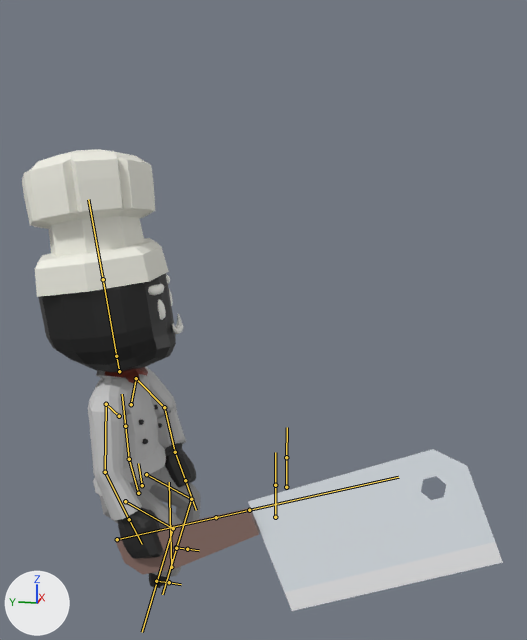
The FBX model CULLinary/Assets/Experiment/TestAssets/FBXActions/Chef_Hat.fbx as it was, and as the next commit left it.
Camera for both pictures: a camera (50 mm lens) standing at (-5.42, -1.9, 3.61) and looking at (0.09, -0.8, 2.23). The lights are fixed; the arrows at lower left show +X, +Y and +Z. Both versions are drawn at frame 15 of the action 'CharacterArmature|SitDown'; the numbers are the values there. The bones that bend it are drawn over the model as lines.

Objects in the first picture: 'Body', 'cookingKnifeChopping'.
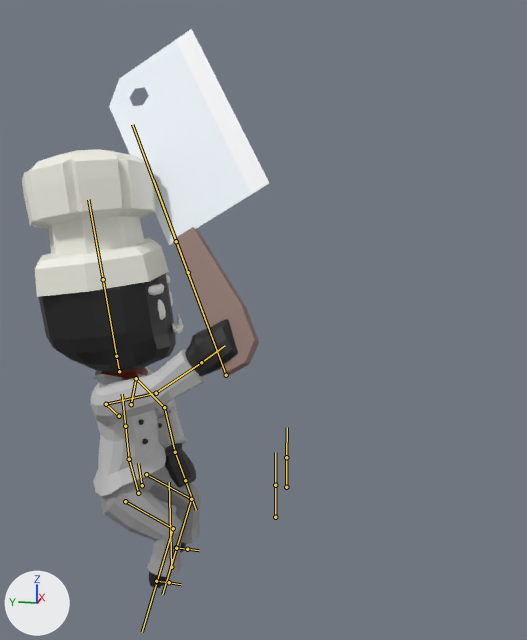
Location of each change, [x1, y1, x2, y2] in pixels of the pictures (527 x 640 px):
'cookingKnifeChopping', posed (59% narrower, 113% taller): before [116, 449, 503, 611]; after [109, 29, 269, 375]
'Body', posed (21% wider): before [22, 149, 200, 588]; after [22, 149, 238, 588]
bone 'UpperArm.R', root to tip: before (106, 404) to (105, 472); after (106, 404) to (156, 393)
bone 'DEF_WEAPON', root to tip: before (117, 539) to (249, 510); after (226, 375) to (176, 241)

What the commit changed:
Bone 'UpperArm.R' (bone_upperarm_r) turns from (-80, -15, 33) to (11, 32, 81) degrees about its own x, y and z.
Bone 'DEF_WEAPON' (bone_def_weapon) moves from (-0.921, 0.948, -0.223) to (-2.354, 1.022, 0.689).
Bone 'DEF_WEAPON' (bone_def_weapon) turns from (-92, 161, -6) to (-68, 61, -8) degrees about its own x, y and z.
